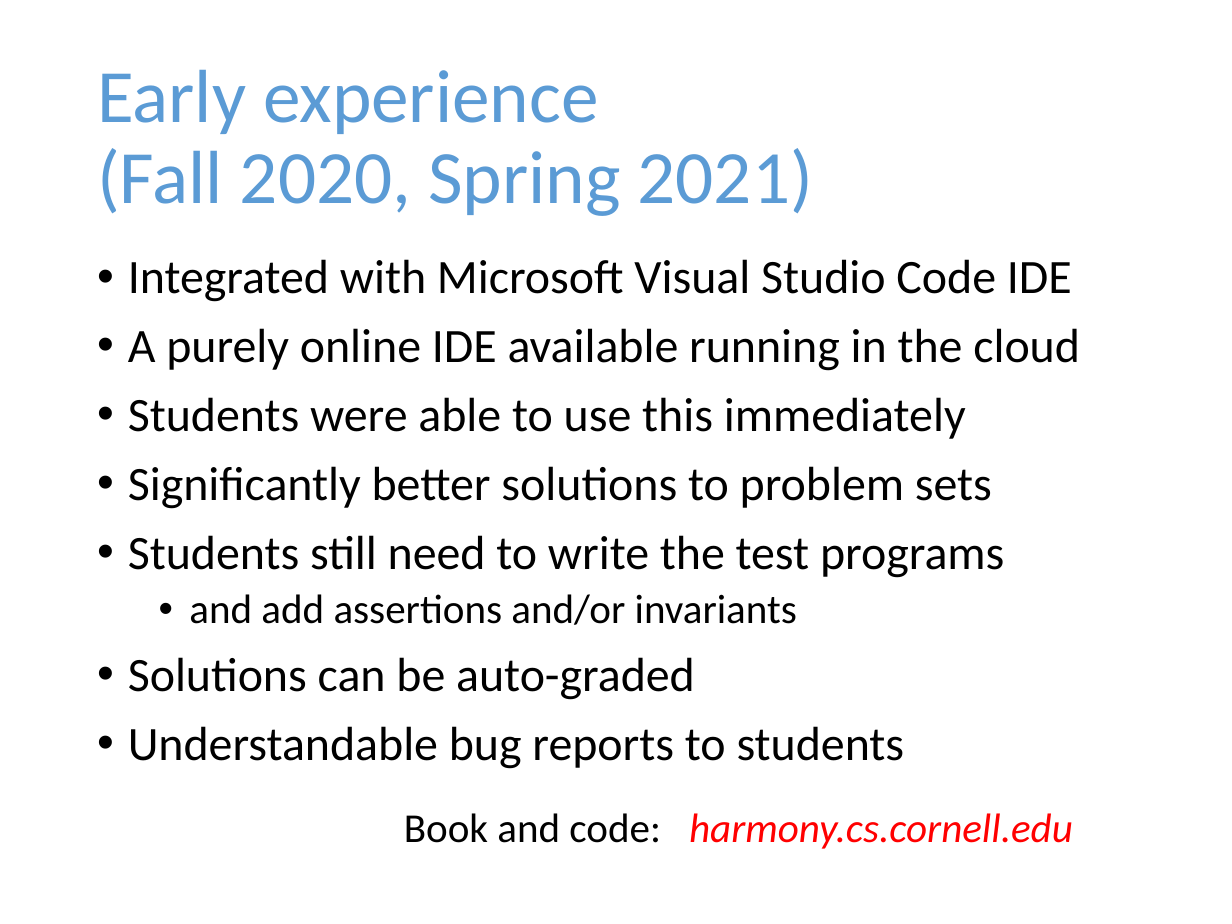
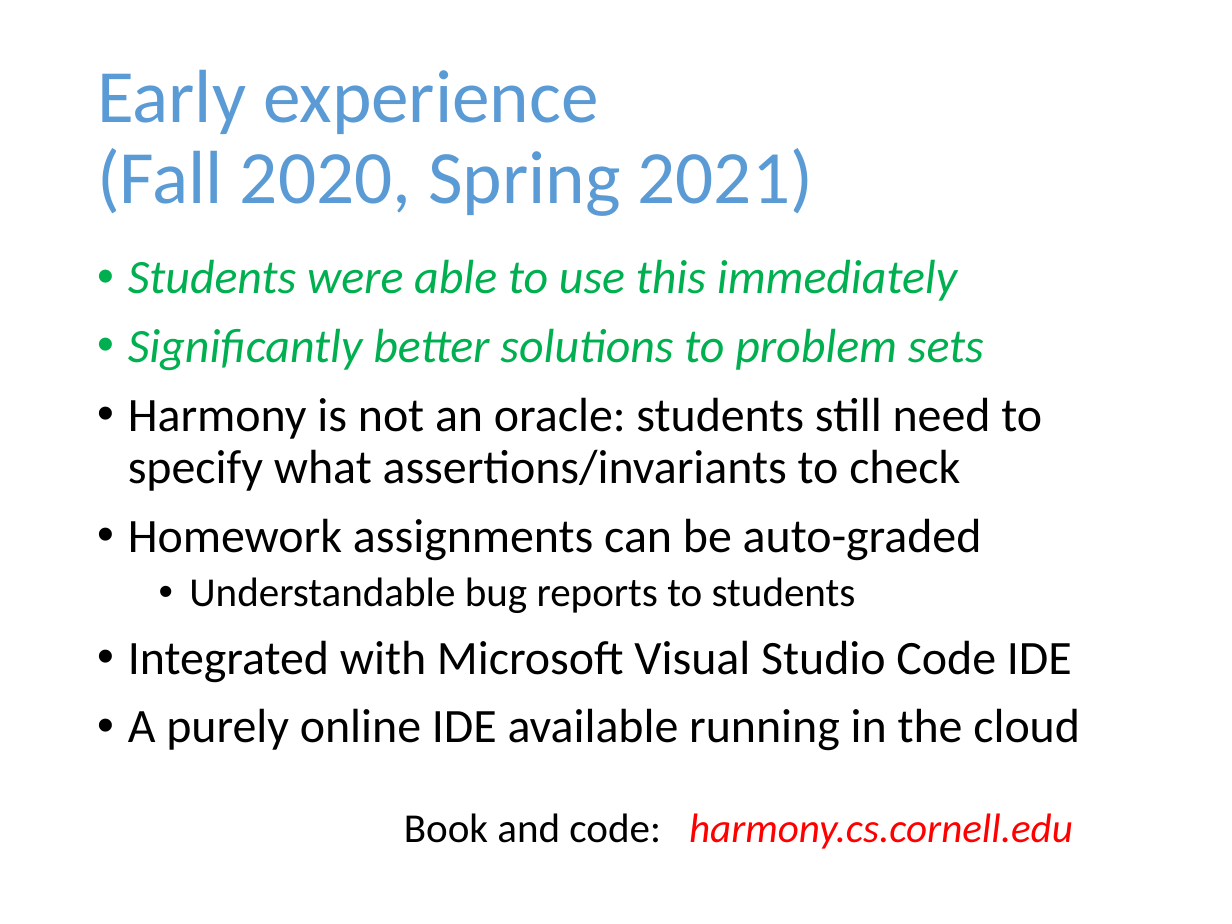
Before and after one commit to harmonylang/harmony, a slide deck: slide 13 of Harmony.pptx. Drawn at 1232x924 pixels with LibreOffice and Linux fonts; fonts in the diff are those of the drawing. Boxes give left, top, right and bottom in pixels: in the first picture for what was removed or moved away, otherwise in the second. Text is boxed around its words. In the diff, an @@ line names an element or a change of style, - is before the commit and + after.

```diff
--- a/Harmony.pptx
+++ b/Harmony.pptx
@@ text at (128,259,1042,613): paragraphs added @@
+• Students were able to use this immediately
+• Significantly better solutions to problem sets
+• Harmony is not an oracle: students still need to specify what assertions/invariants to check
+• Homework assignments can be auto-graded
+  • Understandable bug reports to students
@@ text at (128,397,1004,769): paragraphs removed @@
-• Students were able to use this immediately
-• Significantly better solutions to problem sets
-• Students still need to write the test programs
-  • and add assertions and/or invariants
-• Solutions can be auto-graded
-• Understandable bug reports to students
```
Also in this commit, not shown: 7 other slides changed, 3 other files.
